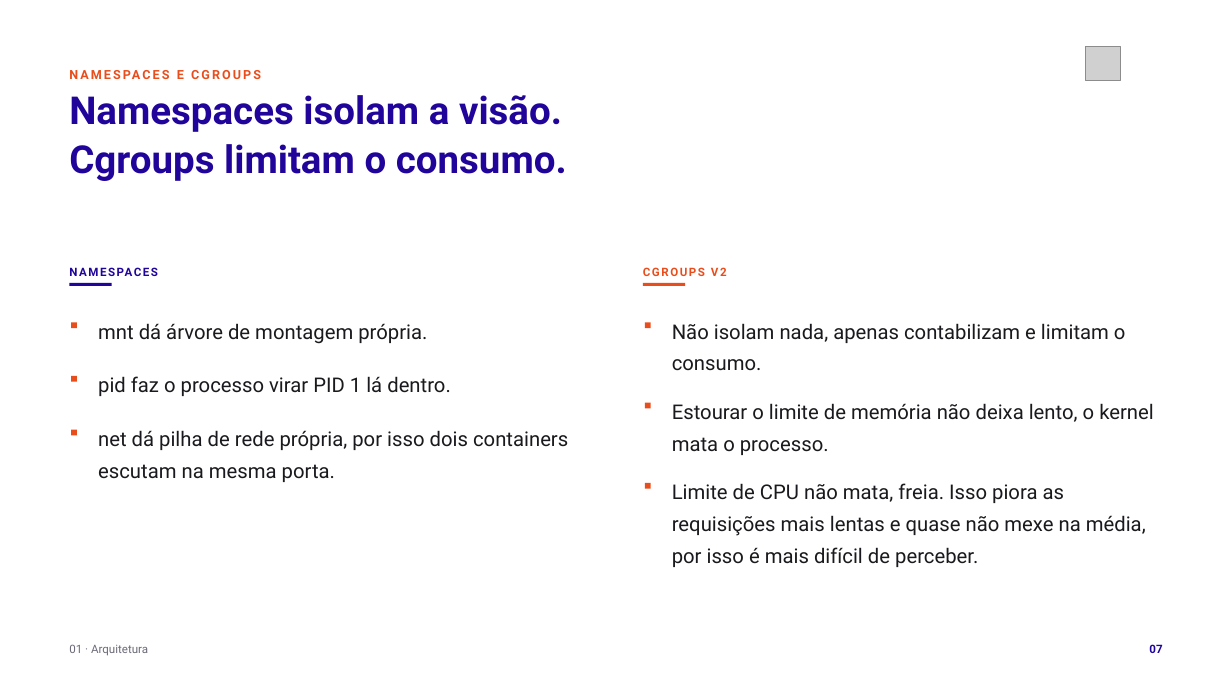
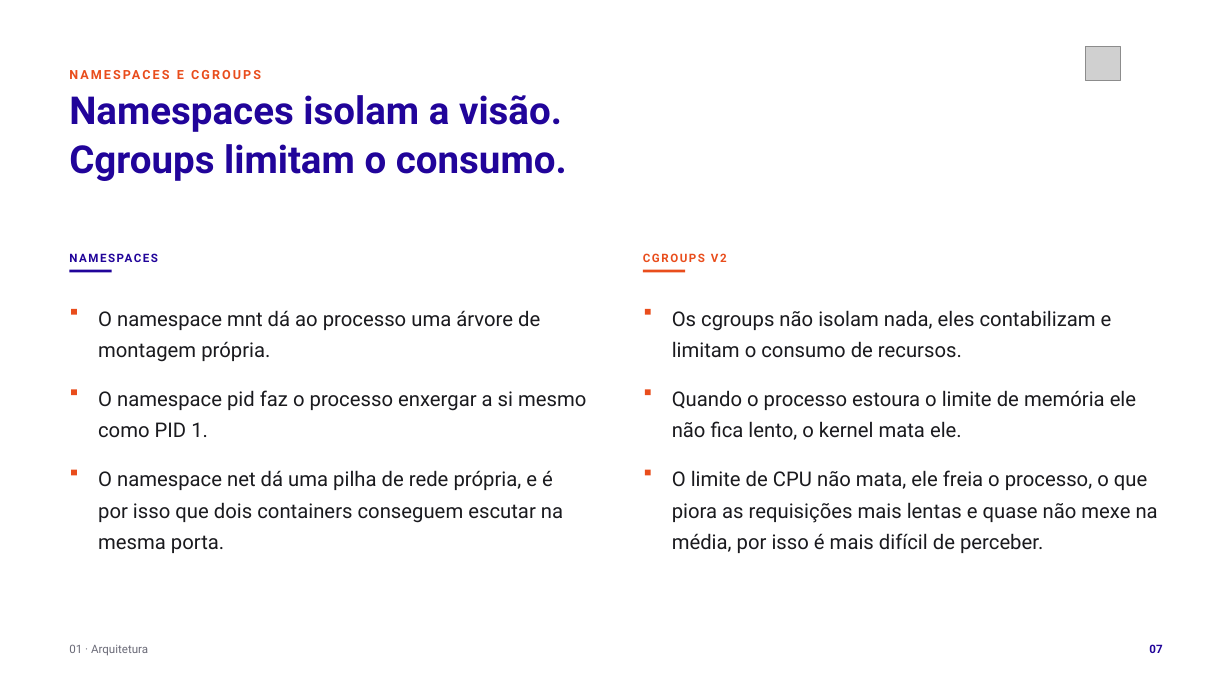
Before and after one commit to tcpassos/invite-app, a slide deck: slide 7 of trabalhos/T1-Docker-Invite-People.pptx. Drawn at 1232x693 pixels with LibreOffice and Linux fonts; fonts in the diff are those of the drawing; grey boxes stand for pictures. Boxes give left, top, right and bottom in pixels: in the first picture for what was removed or moved away, otherwise in the second. Text is boxed around its words. In the diff, an @@ line names an element or a change of style, - is before the commit and + after.

```diff
--- a/trabalhos/T1-Docker-Invite-People.pptx
+++ b/trabalhos/T1-Docker-Invite-People.pptx
@@ text at (98,310,540,362): text changed @@
-mnt dá árvore de montagem própria.
+O namespace mnt dá ao processo uma árvore de montagem própria.
@@ text at (672,310,1112,358): text changed @@
-Não isolam nada, apenas contabilizam e limitam o consumo.
+Os cgroups não isolam nada, eles contabilizam e limitam o consumo de recursos.
@@ rectangle: place and size @@
-rectangle at (71,376,77,382)
+rectangle at (71,389,77,395)
@@ 6 rectangles, 2 texts: place and size @@
-6 rectangles, 2 texts at (69,262,727,489)
+6 rectangles, 2 texts at (69,249,727,475)
@@ text at (98,390,586,438): text changed @@
-pid faz o processo virar PID 1 lá dentro.
+O namespace pid faz o processo enxergar a si mesmo como PID 1.
@@ text at (672,390,1136,440): text changed @@
-Estourar o limite de memória não deixa lento, o kernel mata o processo.
+Quando o processo estoura o limite de memória ele não fica lento, o kernel mata ele.
@@ rectangle: place and size @@
-rectangle at (71,430,77,435)
+rectangle at (71,470,77,475)
@@ text at (98,470,563,553): text changed @@
-net dá pilha de rede própria, por isso dois containers escutam na mesma porta.
+O namespace net dá uma pilha de rede própria, e é por isso que dois containers conseguem escutar na mesma porta.
@@ text at (672,470,1158,553): text changed @@
-Limite de CPU não mata, freia. Isso piora as requisições mais lentas e quase não mexe na média, por isso é mais difícil de perceber.
+O limite de CPU não mata, ele freia o processo, o que piora as requisições mais lentas e quase não mexe na média, por isso é mais difícil de perceber.
```
Also in this commit, not shown: 8 other slides changed, 11 other files.
